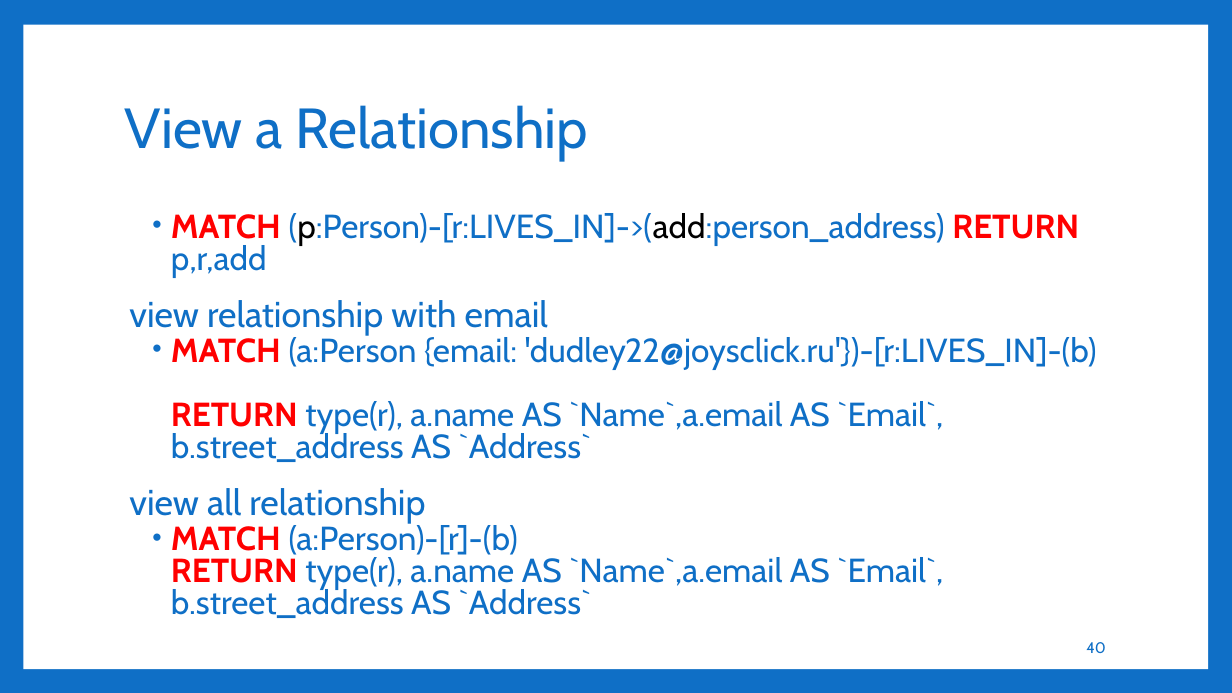
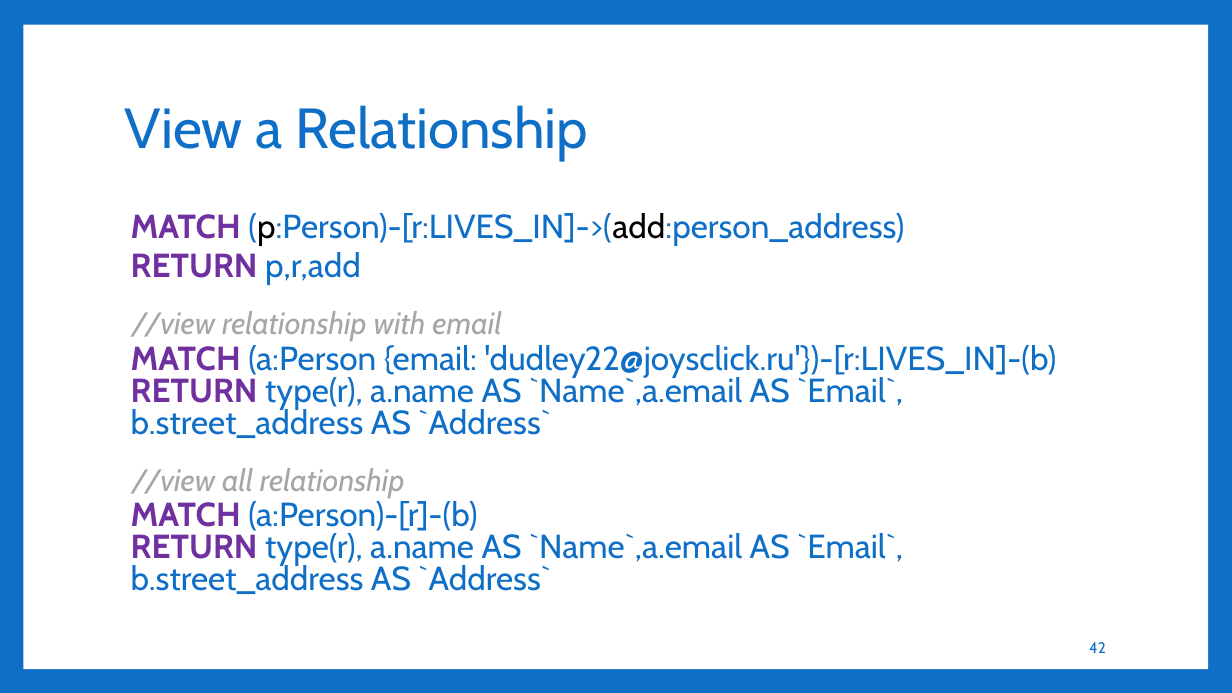
Before and after one commit to aakashbashyal21/GraphDatabase, a slide deck: slide 42 of GraphDB.pptx (slide 40 before the commit). Drawn at 1232x693 pixels with LibreOffice and Linux fonts; fonts in the diff are those of the drawing. Boxes give left, top, right and bottom in pixels: in the first picture for what was removed or moved away, otherwise in the second. Text is boxed around its words. In the diff, an @@ line names an element or a change of style, - is before the commit and + after.

```diff
--- a/GraphDB.pptx
+++ b/GraphDB.pptx
@@ text at box(131, 213, 904, 341): text changed @@
-  • MATCH (p:Person)-[r:LIVES_IN]->(add:person_address) RETURN p,r,add
-view relationship with email
+  MATCH (p:Person)-[r:LIVES_IN]->(add:person_address)
+  RETURN p,r,add
+//view relationship with email
@@ text at box(131, 345, 1056, 594): text colour #FF0000 to #7030A0 in "MATCH RETURN", "MATCH RETURN"; bullet • to none @@
@@ text at box(132, 468, 405, 497): text changed; size 28 to 24 pt; text colour #0F6FC6 to #A6A6A6; italic on @@
-view all relationship
+//view all relationship
@@ page number at box(1089, 642, 1106, 653): text changed @@
-40
+42
```
Also in this commit, not shown: 13 other slides changed, 3 slides added.
